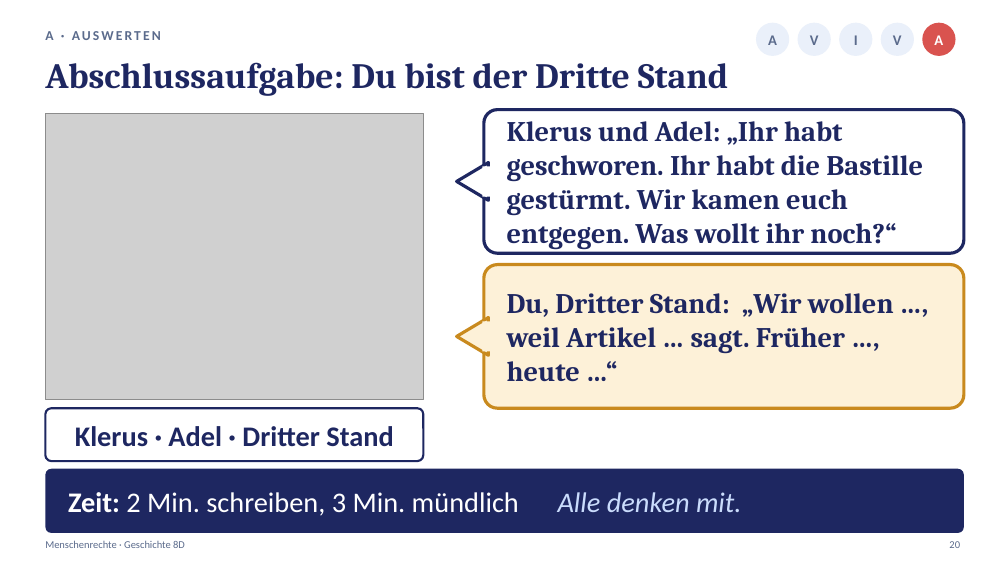
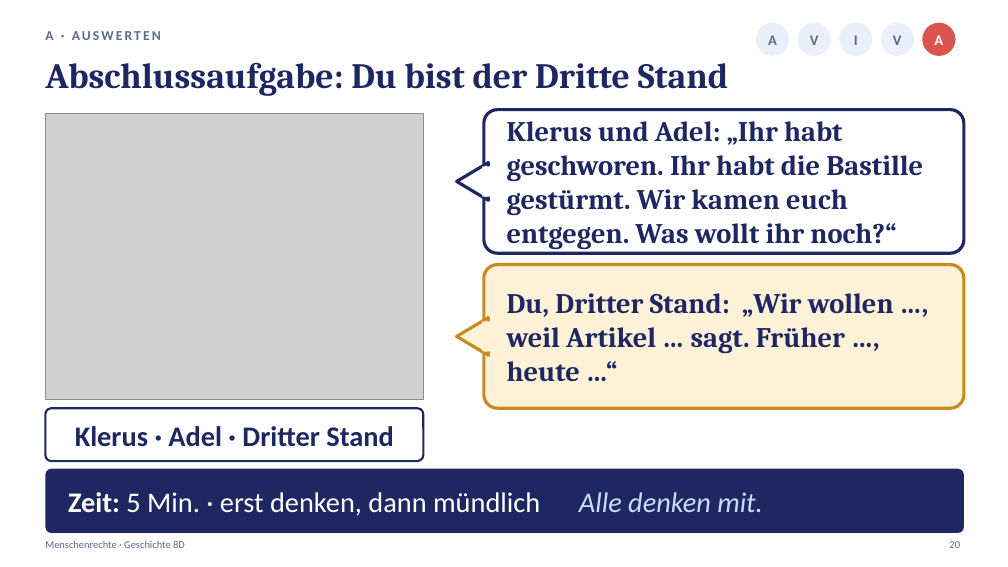
Before and after one commit to golzkonstantin-gif/Schule, a slide deck: slide 20 of Geschichte_8D/Stunde4_Menschenrechte/Praesentation_Stunde4_Menschenrechte_8D.pptx. Drawn at 1008x567 pixels with LibreOffice and Linux fonts; fonts in the diff are those of the drawing; grey boxes stand for pictures. Boxes give left, top, right and bottom in pixels: in the first picture for what was removed or moved away, otherwise in the second. Text is boxed around its words. In the diff, an @@ line names an element or a change of style, - is before the commit and + after.

```diff
--- a/Geschichte_8D/Stunde4_Menschenrechte/Praesentation_Stunde4_Menschenrechte_8D.pptx
+++ b/Geschichte_8D/Stunde4_Menschenrechte/Praesentation_Stunde4_Menschenrechte_8D.pptx
@@ text at (68,492,763,516): text changed @@
-Zeit: 2 Min. schreiben, 3 Min. mündlich Alle denken mit.
+Zeit: 5 Min. · erst denken, dann mündlich Alle denken mit.
```
Also in this commit, not shown: 2 other slides changed, 19 other files.
